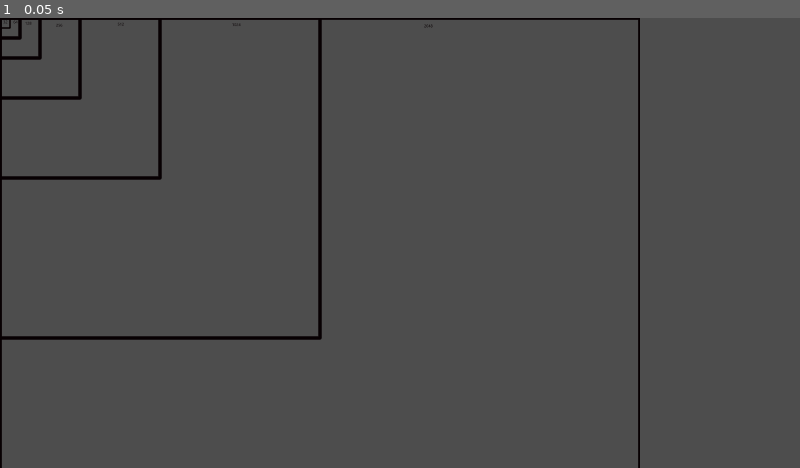
Above: before the commit, frame 1.
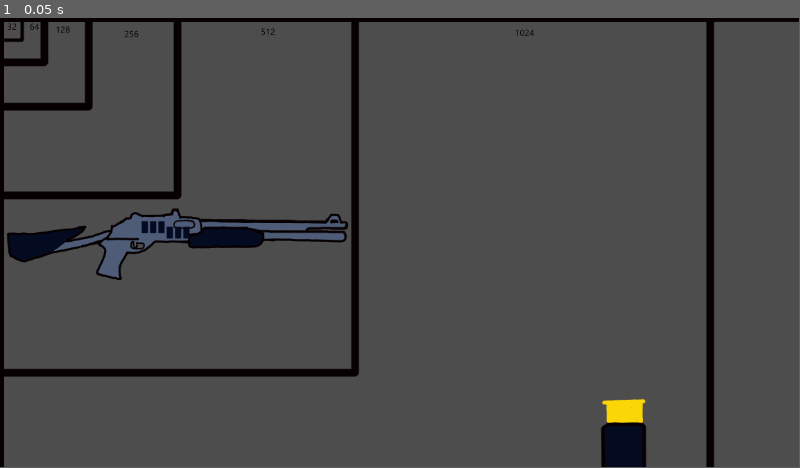
Above: after the commit, the same moment.

Repository: huttonb/MiniJam117
Game: Godot game, scene res://TestScene.tscn
Same seed, same stepped clock (60 frames per second), same inputs: the game is played once before the commit and once after it.
Inputs:
- Up to frame 1 (0.05 s): no input
In our replay, the window is 800x450 before the commit and 799x449 after it. These sizes can differ from the game's own. Grey fills any space a smaller window leaves; there, only what the larger window draws over its background counts as a difference.

The runs differ from the first frame. In frame 1, 9.5% of the frame differs, in the area x 0-100%, y 0-100%.

Commit message:
added radial buttons

Diff:
--- /dev/null
+++ b/Items/Shotgun.tscn
@@ -0,0 +1,55 @@
+[gd_scene load_steps=12 format=3 uid="uid://bdx6cubp2g0v3"]
+
+[ext_resource type="Texture2D" uid="uid://bjpierjcn6ba2" path="res://Sprites/ShotgunSpriteSheet.png" id="1_irfuq"]
+[ext_resource type="Texture2D" uid="uid://otp4tbtbbpvs" path="res://Sprites/shotgunShells.png" id="2_1rg2s"]
+[ext_resource type="Texture2D" uid="uid://ulhqq1uvpixn" path="res://Sprites/shotgunBackLayer.png" id="3_cu2a2"]
+
+[sub_resource type="AtlasTexture" id="AtlasTexture_ic4vs"]
+atlas = ExtResource("1_irfuq")
+region = Rect2(0, 0, 512, 512)
+
+[sub_resource type="AtlasTexture" id="AtlasTexture_snrhg"]
+atlas = ExtResource("1_irfuq")
+region = Rect2(512, 0, 512, 512)
+
+[sub_resource type="AtlasTexture" id="AtlasTexture_xxwks"]
+atlas = ExtResource("1_irfuq")
+region = Rect2(1024, 0, 512, 512)
+
+[sub_resource type="AtlasTexture" id="AtlasTexture_omn02"]
+atlas = ExtResource("1_irfuq")
+region = Rect2(0, 512, 512, 512)
+
+[sub_resource type="AtlasTexture" id="AtlasTexture_jqwjx"]
+atlas = ExtResource("1_irfuq")
+region = Rect2(512, 512, 512, 512)
+
+[sub_resource type="AtlasTexture" id="AtlasTexture_sep1q"]
+atlas = ExtResource("1_irfuq")
+region = Rect2(1024, 512, 512, 512)
+
+[sub_resource type="AtlasTexture" id="AtlasTexture_pkwbg"]
+atlas = ExtResource("1_irfuq")
+region = Rect2(0, 1024, 512, 512)
+
+[sub_resource type="SpriteFrames" id="SpriteFrames_bqrss"]
+animations = [{
+"frames": [SubResource("AtlasTexture_ic4vs"), SubResource("AtlasTexture_snrhg"), SubResource("AtlasTexture_xxwks"), SubResource("AtlasTexture_omn02"), SubResource("AtlasTexture_jqwjx"), SubResource("AtlasTexture_sep1q"), SubResource("AtlasTexture_pkwbg")],
+"loop": true,
+"name": &"default",
+"speed": 5.0
+}]
+
+[node name="Shotgun" type="Node2D"]
+
+[node name="GunSprite" type="AnimatedSprite2D" parent="."]
+frames = SubResource("SpriteFrames_bqrss")
+frame = 2
+
+[node name="SideSaddle" type="Sprite2D" parent="GunSprite"]
+texture = ExtResource("2_1rg2s")
+
+[node name="BackLayer" type="Sprite2D" parent="GunSprite"]
+show_behind_parent = true
+z_index = -1
+texture = ExtResource("3_cu2a2")
--- /dev/null
+++ b/RadialShellButton.gd
@@ -0,0 +1,55 @@
+extends TextureButton
+
+@export var radius = 120
+@export var speed = 0.25
+
+var num
+var active = false
+
+
+# Called when the node enters the scene tree for the first time.
+func _ready():
+	$Buttons.hide()
+	num = $Buttons.get_child_count()
+	for b in $Buttons.get_children():
+		b.position = self.position
+
+
+# Called every frame. 'delta' is the elapsed time since the previous frame.
+func _process(delta):
+	pass
+
+
+func _on_radial_shell_button_pressed():
+	disabled = true
+	if active:
+		hide_menu()
+	else:
+		show_menu()
+
+func _on_tween_completed():
+	disabled = false
+	active = not active
+	if not active:
+		$Buttons.hide()
+
+func show_menu():
+	var tween = get_tree().create_tween()
+	var spacing = TAU / num
+	for b in $Buttons.get_children():
+		var a = spacing * b.get_index() - PI / 2
+		var dest = b.position + Vector2(radius, 0).rotated(a)
+		tween.tween_property(b, "position", dest, speed).set_trans(Tween.TRANS_BACK).set_ease(Tween.EASE_OUT)
+		tween.tween_property(b, "scale", Vector2.ONE, speed).set_trans(Tween.TRANS_LINEAR)
+	tween.tween_callback(self._on_tween_completed)
+	$Buttons.show()
+
+
+
+
+func hide_menu():
+	var tween = get_tree().create_tween()
+	for b in $Buttons.get_children():
+		tween.tween_property(b, "position", self.position, speed).set_trans(Tween.TRANS_BACK).set_ease(Tween.EASE_IN)
+		tween.tween_property(b, "scale", Vector2(0.5,0.5), speed).set_trans(Tween.TRANS_LINEAR)
+	tween.tween_callback(self._on_tween_completed)
--- a/TestScene.tscn
+++ b/TestScene.tscn
@@ -1,9 +1,67 @@
-[gd_scene load_steps=2 format=3 uid="uid://ee2wkjil0tx4"]
+[gd_scene load_steps=5 format=3 uid="uid://ee2wkjil0tx4"]
 
 [ext_resource type="Texture2D" uid="uid://cuyupraxqelrq" path="res://Sprites/aspectRatioGuide.png" id="1_6lunb"]
+[ext_resource type="PackedScene" uid="uid://bdx6cubp2g0v3" path="res://Items/Shotgun.tscn" id="2_lxc5t"]
+[ext_resource type="Texture2D" uid="uid://bno7h62gvv7vr" path="res://Sprites/LoadedShellLarge.png" id="3_oclx0"]
+[ext_resource type="Script" path="res://RadialShellButton.gd" id="4_5p63f"]
 
 [node name="Node2d" type="Node2D"]
 
 [node name="SizeGuide" type="Sprite2D" parent="."]
 position = Vector2(1024, 1024)
 texture = ExtResource("1_6lunb")
+
+[node name="Shotgun" parent="." instance=ExtResource("2_lxc5t")]
+position = Vector2(256, 307)
+
+[node name="RadialShellButton" type="TextureButton" parent="."]
+offset_left = 774.0
+offset_top = 503.0
+offset_right = 1030.0
+offset_bottom = 759.0
+texture_normal = ExtResource("3_oclx0")
+script = ExtResource("4_5p63f")
+
+[node name="Buttons" type="Control" parent="RadialShellButton"]
+layout_mode = 1
+anchors_preset = 0
+offset_right = 40.0
+offset_bottom = 40.0
+
+[node name="ShellButton1" type="TextureButton" parent="RadialShellButton/Buttons"]
+layout_mode = 0
+offset_right = 40.0
+offset_bottom = 40.0
+texture_normal = ExtResource("3_oclx0")
+
+[node name="ShellButton2" type="TextureButton" parent="RadialShellButton/Buttons"]
+layout_mode = 0
+offset_right = 40.0
+offset_bottom = 40.0
+texture_normal = ExtResource("3_oclx0")
+
+[node name="ShellButton3" type="TextureButton" parent="RadialShellButton/Buttons"]
+layout_mode = 0
+offset_right = 40.0
+offset_bottom = 40.0
+texture_normal = ExtResource("3_oclx0")
+
+[node name="ShellButton4" type="TextureButton" parent="RadialShellButton/Buttons"]
+layout_mode = 0
+offset_right = 40.0
+offset_bottom = 40.0
+texture_normal = ExtResource("3_oclx0")
+
+[node name="ShellButton5" type="TextureButton" parent="RadialShellButton/Buttons"]
+layout_mode = 0
+offset_right = 40.0
+offset_bottom = 40.0
+texture_normal = ExtResource("3_oclx0")
+
+[node name="ShellButton6" type="TextureButton" parent="RadialShellButton/Buttons"]
+layout_mode = 0
+offset_right = 40.0
+offset_bottom = 40.0
+texture_normal = ExtResource("3_oclx0")
+
+[connection signal="pressed" from="RadialShellButton" to="RadialShellButton" method="_on_radial_shell_button_pressed"]
--- a/project.godot
+++ b/project.godot
@@ -17,8 +17,4 @@
 
 [display]
 
-window/size/viewport_width=2560
-window/size/viewport_height=1440
-window/size/resizable=false
-window/size/borderless=true
 window/size/fullscreen=true
Binary file added: Sprites/LoadedShellLarge.png
Not shown, added: Sprites/LoadedShellLarge.png.import
Binary file added: Sprites/ShellLarge.png
Not shown, added: Sprites/ShellLarge.png.import
Binary file added: Sprites/ShotgunSpriteSheet.png
Not shown, added: Sprites/ShotgunSpriteSheet.png.import
Binary file added: Sprites/SideCarShellLarge.png
Not shown, added: Sprites/SideCarShellLarge.png.import
Binary file added: Sprites/shotgunBackLayer.png
Not shown, added: Sprites/shotgunBackLayer.png.import
Binary file added: Sprites/shotgunShells.png
Not shown, added: Sprites/shotgunShells.png.import
